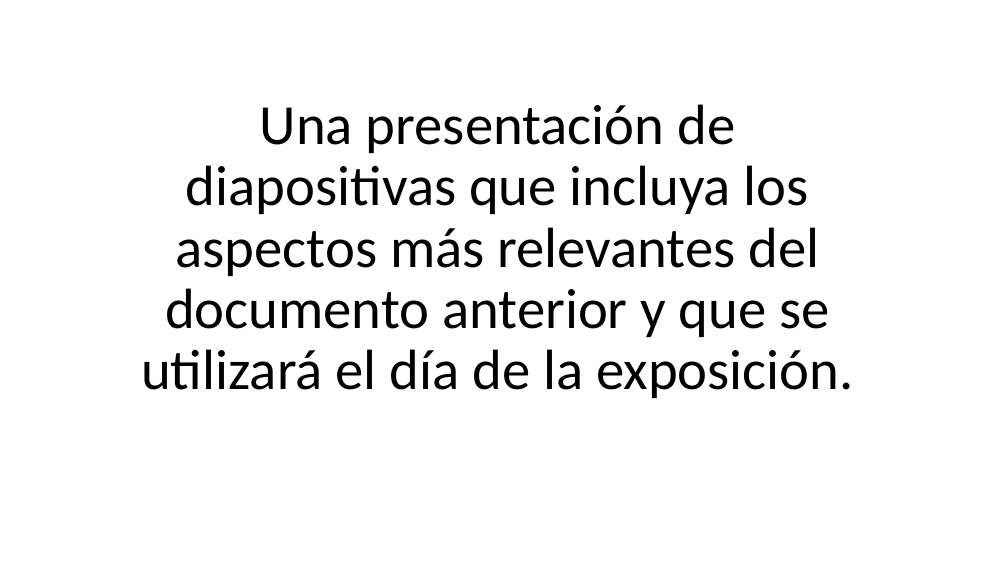
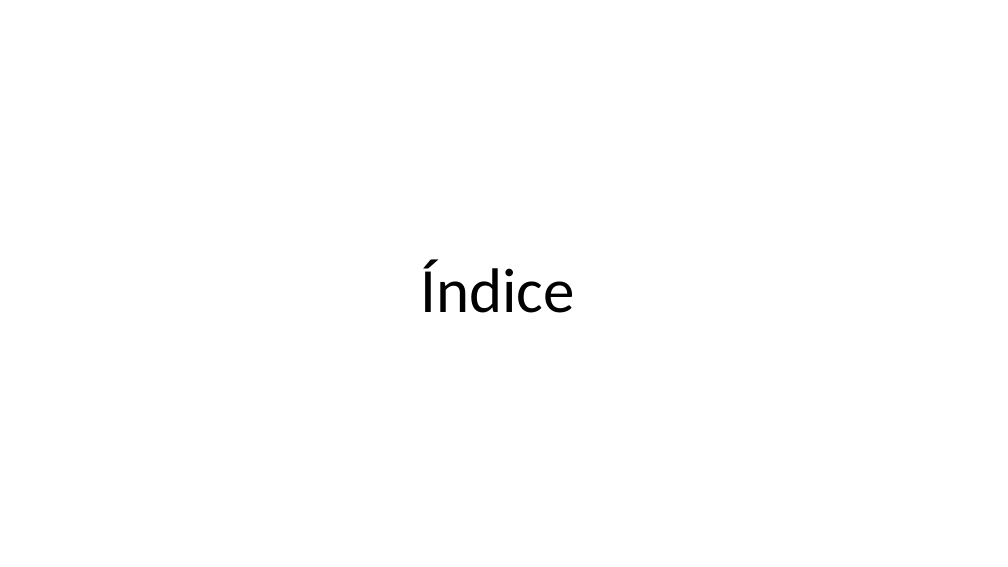
Before and after one commit to TamaPS/TFC_Docs, a slide deck: slide 2 of Documentacion/Presentación de Documentación.pptx. Drawn at 1008x567 pixels with LibreOffice and Linux fonts; fonts in the diff are those of the drawing. Boxes give left, top, right and bottom in pixels: in the first picture for what was removed or moved away, otherwise in the second. Text is boxed around its words. In the diff, an @@ line names an element or a change of style, - is before the commit and + after.

Commit message:
presentacion

```diff
--- a/Documentacion/Presentación de Documentación.pptx
+++ b/Documentacion/Presentación de Documentación.pptx
@@ title at (420,260,574,313): text changed; size 54 to 60 pt @@
-Una presentación de diapositivas que incluya los aspectos más relevantes del documento anterior y que se utilizará el día de la exposición.
+Índice
```
Also in this commit, not shown: 1 slide added, 1 slide removed, 3 other files.
